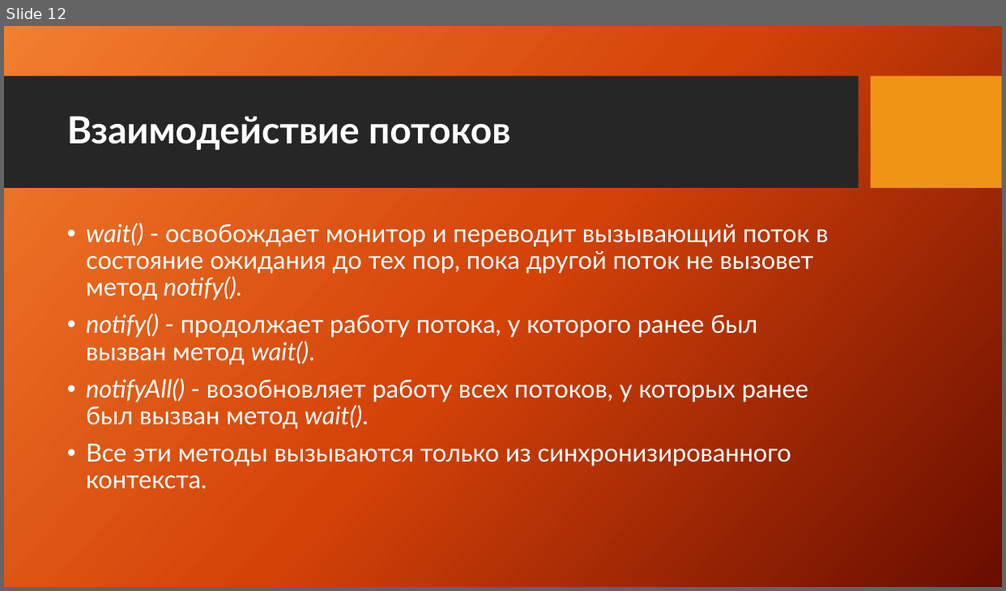
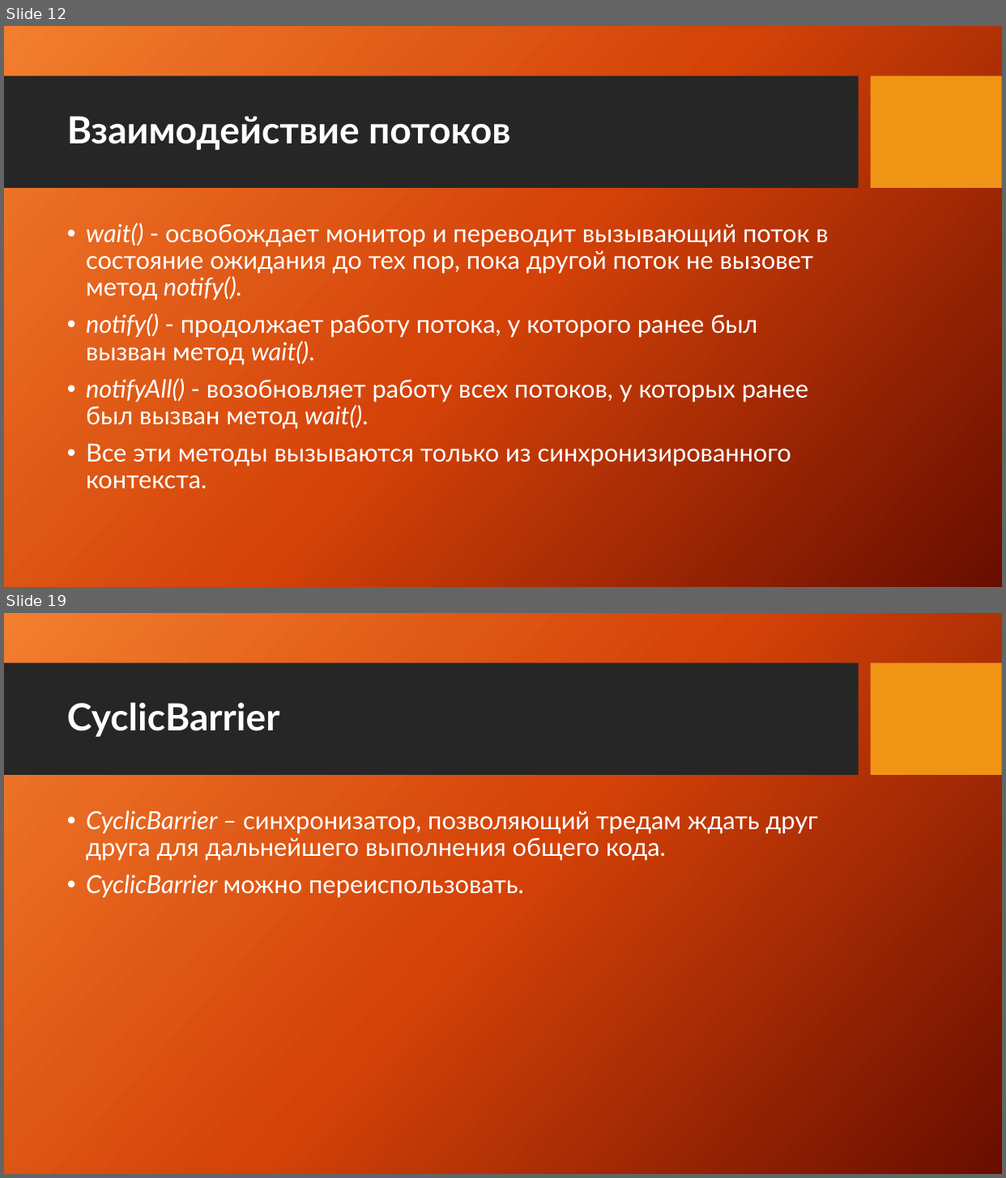
Before and after one commit to XLelarX/Courses, a slide deck: multithreading/presentation.pptx. Shown one above the other, each under a label of ours: slide 12 before the commit, slides 12 and 19 after it; the slides between them are not shown. The pictures are 1006x591 and 1006x1178 pixels, drawn with LibreOffice and Linux fonts; fonts in the diff are those of the drawing; background and template pictures are left out. Boxes give left, top, right and bottom in pixels: in the first picture for what was removed or moved away, otherwise in the second. Text is boxed around its words. In the diff, an @@ line names an element or a change of style, - is before the commit and + after.

```diff
--- a/multithreading/presentation.pptx
+++ b/multithreading/presentation.pptx
@@ slide 19 added at [4,613,1002,1174], background picture (left out); not listed: 2 template elements that a slide beside it also shows @@
@@ title added at [67,702,280,737], 36 pt, text #FFFFFF, bold @@
+CyclicBarrier
@@ text added at [86,811,817,898], 24 pt, text #FFFFFF @@
+• CyclicBarrier – синхронизатор, позволяющий тредам ждать друг друга для дальнейшего выполнения общего кода.
+• CyclicBarrier можно переиспользовать.
```
Also in this commit, not shown: 7 other slides added, 4 other files.
